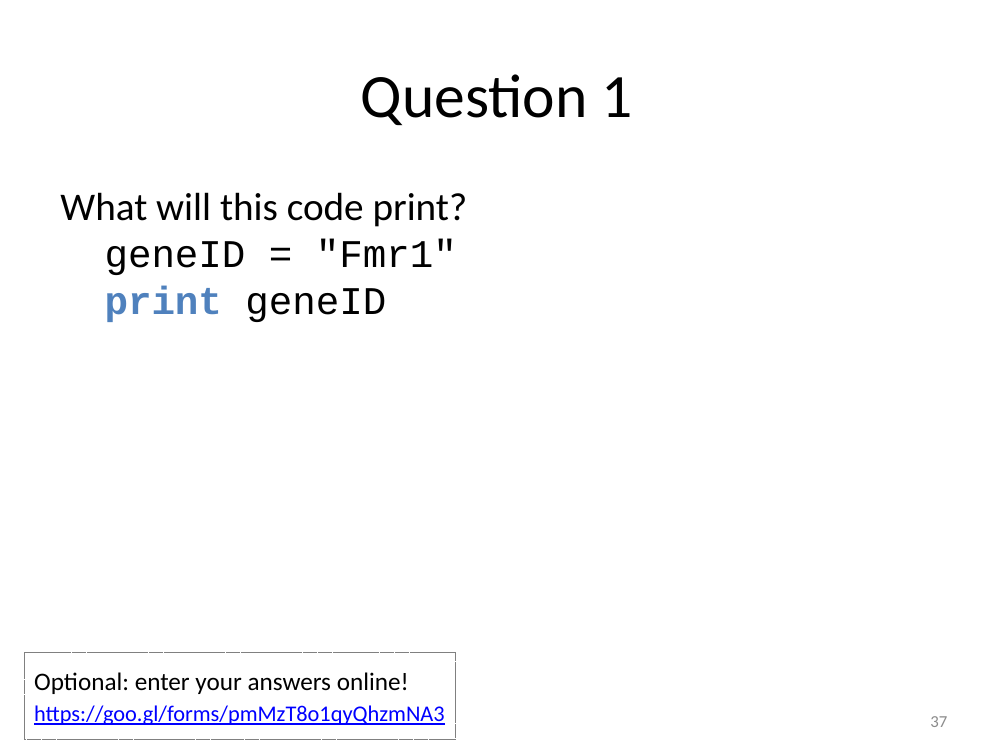
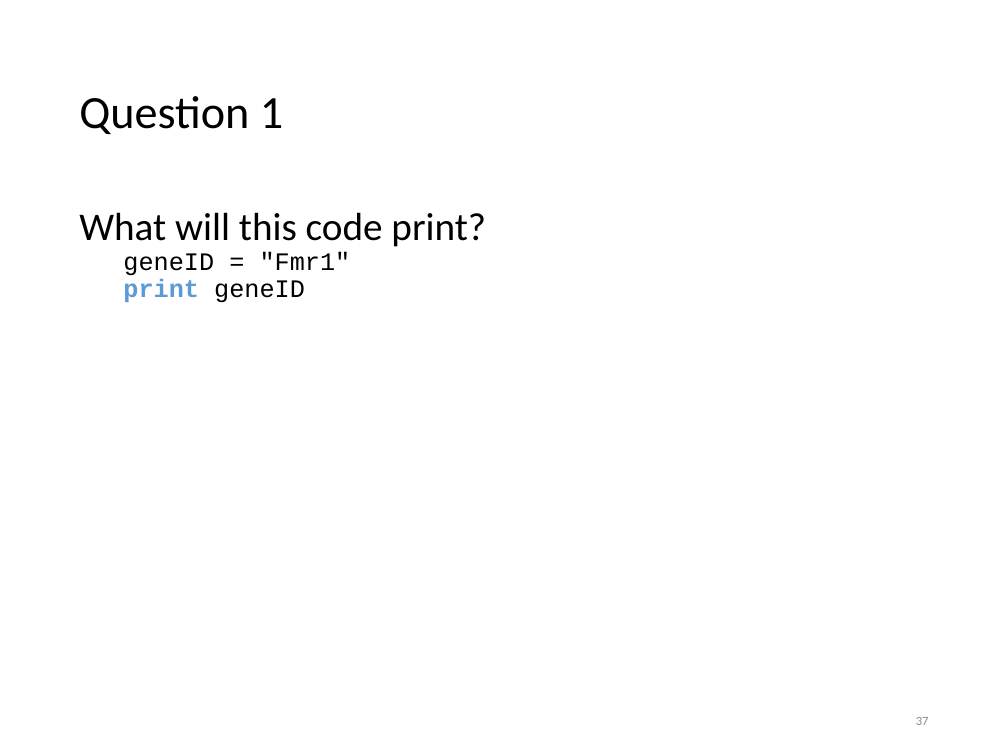
Before and after one commit to PennGCB/python_bootcamp, a slide deck: slide 37 of lab1/py27/lab1_introduction_to_python.pptx. Drawn at 1008x756 pixels with LibreOffice and Linux fonts; fonts in the diff are those of the drawing. Boxes give left, top, right and bottom in pixels: in the first picture for what was removed or moved away, otherwise in the second. Text is boxed around its words. In the diff, an @@ line names an element or a change of style, - is before the commit and + after.

```diff
--- a/lab1/py27/lab1_introduction_to_python.pptx
+++ b/lab1/py27/lab1_introduction_to_python.pptx
@@ title "Question 1": place and size @@
-title "Question 1" at bbox=[361, 74, 633, 125]
+title "Question 1" at bbox=[79, 96, 283, 134]
@@ title "Question 1" at bbox=[79, 96, 283, 134]: size 44 to 33 pt; alignment centre to left; line spacing 1 to 0.9 @@
@@ text "What will this code print?": place and size @@
-text "What will this code print?" at bbox=[60, 192, 468, 322]
+text "What will this code print?" at bbox=[79, 212, 486, 303]
@@ text "What will this code print?" at bbox=[79, 212, 486, 303]: size 28 to 18 pt in "geneID = "Fmr1"", "print geneID"; text colour #4F81BD to #5B9BD5 in "print"; line spacing 1 to 0.9 @@
@@ rectangle removed at bbox=[24, 652, 456, 739] @@
-Optional: enter your answers online!
-https://goo.gl/forms/pmMzT8o1qyQhzmNA3
@@ page number: place and size @@
-page number at bbox=[930, 716, 947, 727]
+page number at bbox=[916, 717, 929, 725]
@@ page number at bbox=[916, 717, 929, 725]: size 12 to 9 pt @@
```
Also in this commit, not shown: 64 other slides changed, 7 other files.
